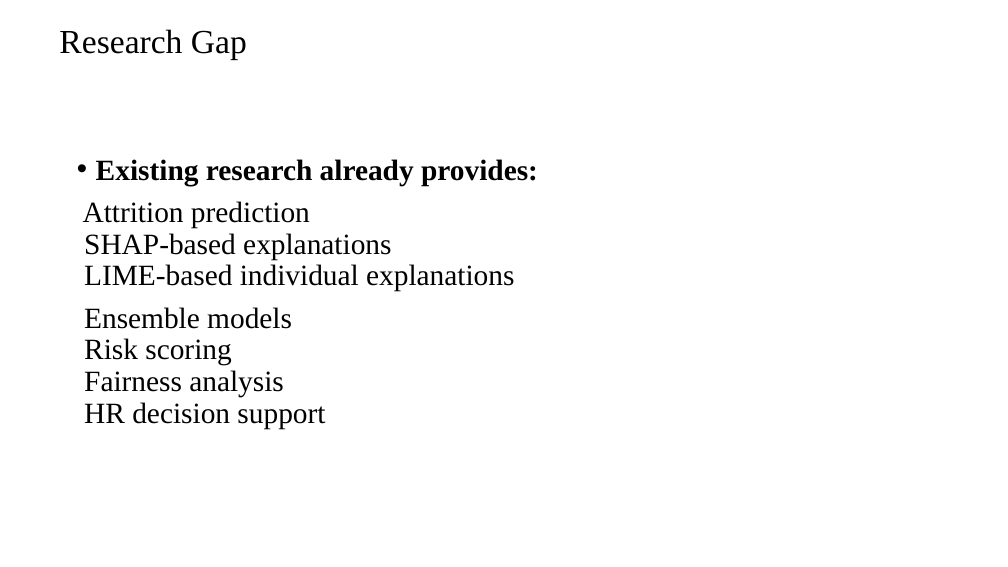
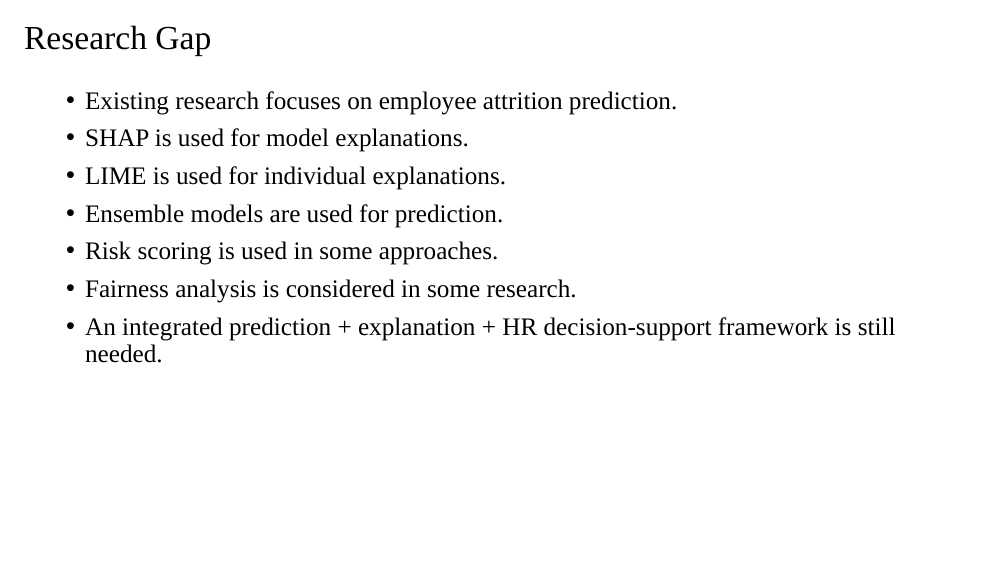
Before and after one commit to BHUVANA1007/KLH-CSE-2024-2420030519-Explainable-AI-Framework-for-Employee-Attrition-Prediction, a slide deck: slide 6 of docs/Presentation.pptx (slide 7 before the commit). Drawn at 1008x567 pixels with LibreOffice and Linux fonts; fonts in the diff are those of the drawing. Boxes give left, top, right and bottom in pixels: in the first picture for what was removed or moved away, otherwise in the second. Text is boxed around its words. In the diff, an @@ line names an element or a change of style, - is before the commit and + after.

Commit message:
Add employee attrition prediction ML and XAI implementation

```diff
--- a/docs/Presentation.pptx
+++ b/docs/Presentation.pptx
@@ title "Research Gap": place and size @@
-title "Research Gap" at (59, 29, 247, 60)
+title "Research Gap" at (24, 25, 211, 56)
@@ text at (85, 91, 896, 363): text changed; size 28 to 24 pt @@
-• Existing research already provides:
-Attrition prediction
-SHAP-based explanations
-LIME-based individual explanations
-Ensemble models
-Risk scoring
-Fairness analysis
-HR decision support
+• Existing research focuses on employee attrition prediction.
+• SHAP is used for model explanations.
+• LIME is used for individual explanations.
+• Ensemble models are used for prediction.
+• Risk scoring is used in some approaches.
+• Fairness analysis is considered in some research.
+• An integrated prediction + explanation + HR decision-support framework is still needed.
```
Also in this commit, not shown: 4 other slides changed, 10 slides added, 7 slides removed, 35 other files.
